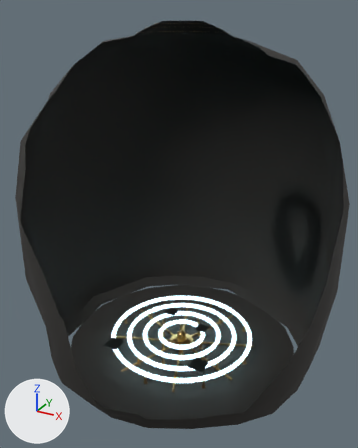
Two versions of the glTF model game/assets/models/array_below.glb, one commit apart.
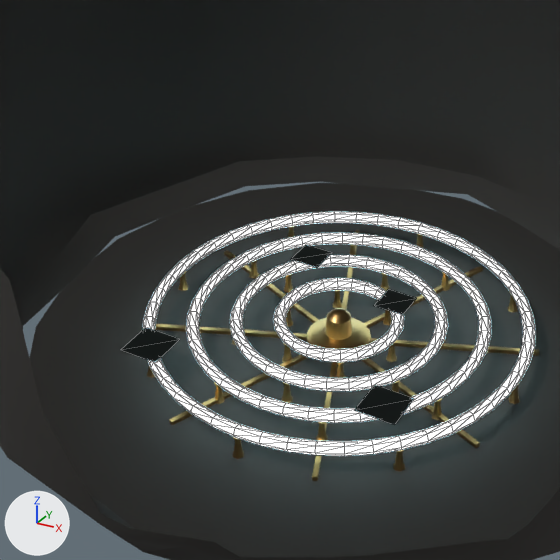
There are two pictures of each version: one whole from a 50 mm camera at (20.2, -37.3, 1.0) aimed at (0.1, -0.8, -17.3), one close up on the part from 17% to 73% of the width and 49% to 94% of the height. The axes (+X, +Y, +Z) are drawn at lower left. The lights are the same throughout. The older version's two pictures come first. The close-ups show mesh edges as thin lines. Everything nearer to the camera than a plane just in front of the edit is cut away. Vertices at exactly the same position are counted once.

The first close-up shows 'cavern', 'ring_0', 'ring_1', 'ring_2', 'ring_3', 'ring_sym_0', 'ring_sym_1', 'ring_sym_2', 'ring_sym_3'.
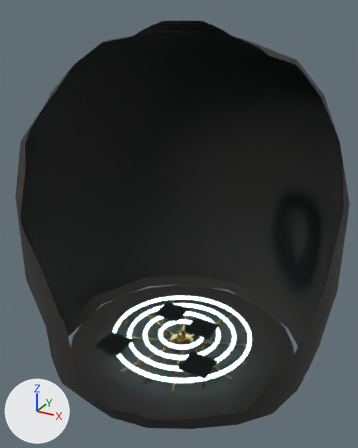
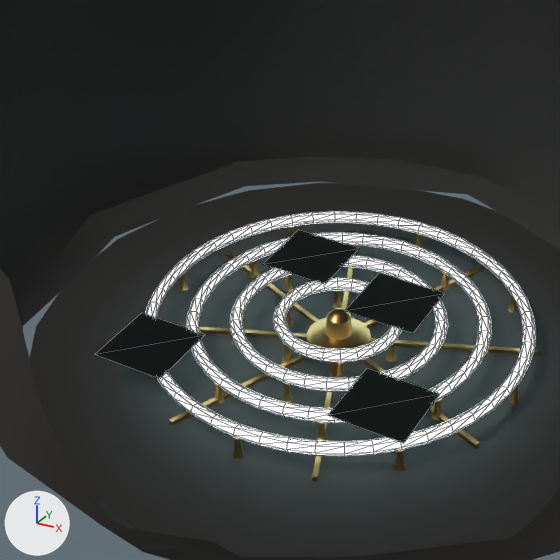
What differs and where, as boxes (x1, y1, x2, y2) in the close-ups (560 x 560 px):
'ring_sym_1', reshaped (88% wider, 83% taller): before (355, 385, 414, 425); after (328, 369, 440, 443)
'ring_sym_0', reshaped (83% wider, 81% taller): before (121, 327, 180, 363); after (96, 313, 205, 379)
'ring_sym_3', reshaped (130% wider, 126% taller): before (374, 289, 417, 315); after (345, 273, 445, 333)
'ring_sym_2', reshaped (137% wider, 129% taller): before (291, 245, 331, 268); after (263, 230, 359, 284)

What the commit changed:
me_ring_sym_0 is used by ob_ring_sym_0; location (-4.95, -4.95, -29.7).
me_ring_sym_0 had 4 vertices, 2 faces and spanned x -0.75..0.75, y -0.75..0.75, z 0.0.
me_ring_sym_0 now has 4 vertices, 2 faces and spans x -1.4..1.4, y -1.4..1.4, z 0.0.
Part 1, on me_ring_sym_0:
Vertex 0 of me_ring_sym_0 moves from (-0.75, -0.75, 0.0) at pixel (120, 349) to (-1.4, -1.4, 0.0) at pixel (94, 354).
Vertex 1 of me_ring_sym_0 moves from (0.75, -0.75, 0.0) at pixel (155, 362) to (1.4, -1.4, 0.0) at pixel (160, 378).
Vertex 2 of me_ring_sym_0 moves from (0.75, 0.75, 0.0) at pixel (179, 339) to (1.4, 1.4, 0.0) at pixel (205, 334).
Vertex 3 of me_ring_sym_0 moves from (-0.75, 0.75, 0.0) at pixel (145, 327) to (-1.4, 1.4, 0.0) at pixel (141, 312).
me_ring_sym_1 is used by ob_ring_sym_1; location (3.82, -3.82, -29.7).
me_ring_sym_1 had 4 vertices, 2 faces and spanned x -0.75..0.75, y -0.75..0.75, z 0.0.
me_ring_sym_1 now has 4 vertices, 2 faces and spans x -1.4..1.4, y -1.4..1.4, z 0.0.
Part 2, on me_ring_sym_1:
Vertex 0 of me_ring_sym_1 moves from (-0.75, -0.75, 0.0) at pixel (354, 410) to (-1.4, -1.4, 0.0) at pixel (327, 415).
Vertex 1 of me_ring_sym_1 moves from (0.75, -0.75, 0.0) at pixel (394, 424) to (1.4, -1.4, 0.0) at pixel (403, 443).
Vertex 2 of me_ring_sym_1 moves from (0.75, 0.75, 0.0) at pixel (414, 398) to (1.4, 1.4, 0.0) at pixel (440, 393).
Vertex 3 of me_ring_sym_1 moves from (-0.75, 0.75, 0.0) at pixel (374, 384) to (-1.4, 1.4, 0.0) at pixel (366, 368).
me_ring_sym_2 is used by ob_ring_sym_2; location (-2.69, 2.69, -29.7).
me_ring_sym_2 had 4 vertices, 2 faces and spanned x -0.6..0.6, y -0.6..0.6, z 0.0.
me_ring_sym_2 now has 4 vertices, 2 faces and spans x -1.4..1.4, y -1.4..1.4, z 0.0.
Part 3, on me_ring_sym_2:
Vertex 0 of me_ring_sym_2 moves from (-0.6, -0.6, 0.0) at pixel (290, 259) to (-1.4, -1.4, 0.0) at pixel (262, 264).
Vertex 1 of me_ring_sym_2 moves from (0.6, -0.6, 0.0) at pixel (317, 267) to (1.4, -1.4, 0.0) at pixel (325, 284).
Vertex 2 of me_ring_sym_2 moves from (0.6, 0.6, 0.0) at pixel (332, 252) to (1.4, 1.4, 0.0) at pixel (359, 248).
Vertex 3 of me_ring_sym_2 moves from (-0.6, 0.6, 0.0) at pixel (305, 244) to (-1.4, 1.4, 0.0) at pixel (298, 229).
me_ring_sym_3 is used by ob_ring_sym_3; location (1.56, 1.56, -29.7).
me_ring_sym_3 had 4 vertices, 2 faces and spanned x -0.6..0.6, y -0.6..0.6, z 0.0.
me_ring_sym_3 now has 4 vertices, 2 faces and spans x -1.4..1.4, y -1.4..1.4, z 0.0.
Part 4, on me_ring_sym_3:
Vertex 0 of me_ring_sym_3 moves from (-0.6, -0.6, 0.0) at pixel (373, 305) to (-1.4, -1.4, 0.0) at pixel (344, 310).
Vertex 1 of me_ring_sym_3 moves from (0.6, -0.6, 0.0) at pixel (402, 314) to (1.4, -1.4, 0.0) at pixel (413, 333).
Vertex 2 of me_ring_sym_3 moves from (0.6, 0.6, 0.0) at pixel (416, 298) to (1.4, 1.4, 0.0) at pixel (445, 293).
Vertex 3 of me_ring_sym_3 moves from (-0.6, 0.6, 0.0) at pixel (388, 289) to (-1.4, 1.4, 0.0) at pixel (379, 272).
